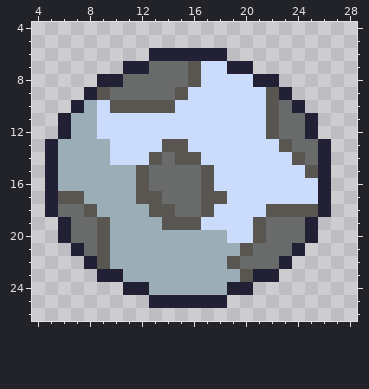
File history of a pixel-art sprite, assets/bullets/help/Moongirl2.png. The picture above was drawn from the file before the commit.
The file is 32x32 pixels. Shown: x 4..28, y 4..26.
Now the later version:
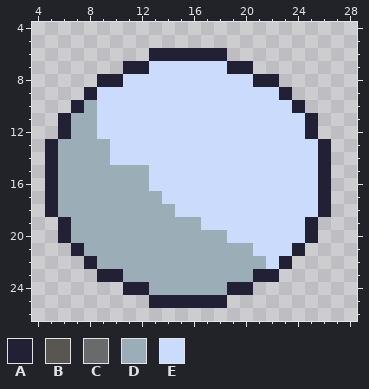
Palette (. is transparent): A #222034  B #595652  C #696a6a  D #9badb7  E #cbdbfc
Change:
The edit turns colour B into colour D in rows 15 to 16 at x 12; in row 17 at x 6 to 7 and 12 to 13; in row 18 at x 8 and 13 to 14; in row 19 at x 9 and 14 to 16; in row 20 at x 9; in row 21 at x 9 and 20.
The edit turns colour B into colour D in row 22 at x 9 and 19; in row 23 at x 20.
The edit turns colour C into colour D in row 18 at x 6 to 7; in rows 19 to 20 at x 7 to 8; in row 21 at x 8; in row 22 at x 20 to 21.
The edit turns colour B into colour E in rows 7 to 8 at x 16; in row 9 at x 9, 15 and 22; in row 10 at x 10 to 14 and 22; in rows 11 to 12 at x 22; in row 13 at x 14 to 15 and 23; in row 14 at x 13, 15 to 16 and 24.
The edit turns colour B into colour E in row 15 at x 17 and 25; in row 16 at x 17; in row 17 at x 17 to 18; in row 18 at x 17 and 22 to 25; in rows 19 to 20 at x 21.
The edit turns colour C into colour E in row 7 at x 13 to 15; in row 8 at x 11 to 15; in row 9 at x 10 to 14; in row 10 at x 23; in rows 11 to 12 at x 23 to 24; in row 13 at x 24 to 25.
The edit turns colour C into colour E in row 14 at x 14 and 25; in rows 15 to 16 at x 13 to 16; in row 17 at x 14 to 16; in row 18 at x 15 to 16; in rows 19 to 20 at x 22 to 24; in row 21 at x 21 to 23.
The edit turns colour C into colour E in row 22 at x 22.
Boxes around the changes in both pictures, in picture pixels (x1, y1, x2, y2):
changed: (58, 61, 318, 282)
